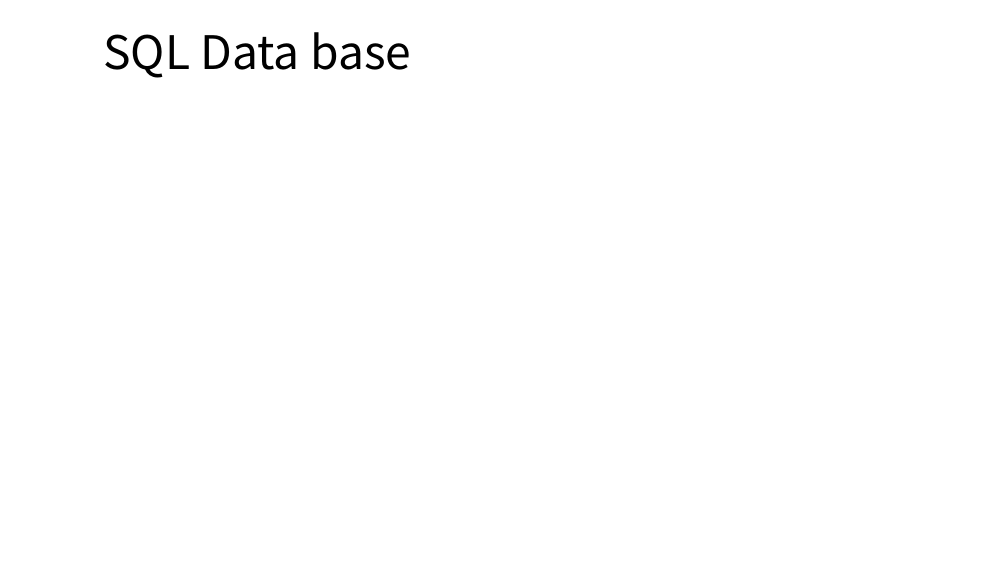
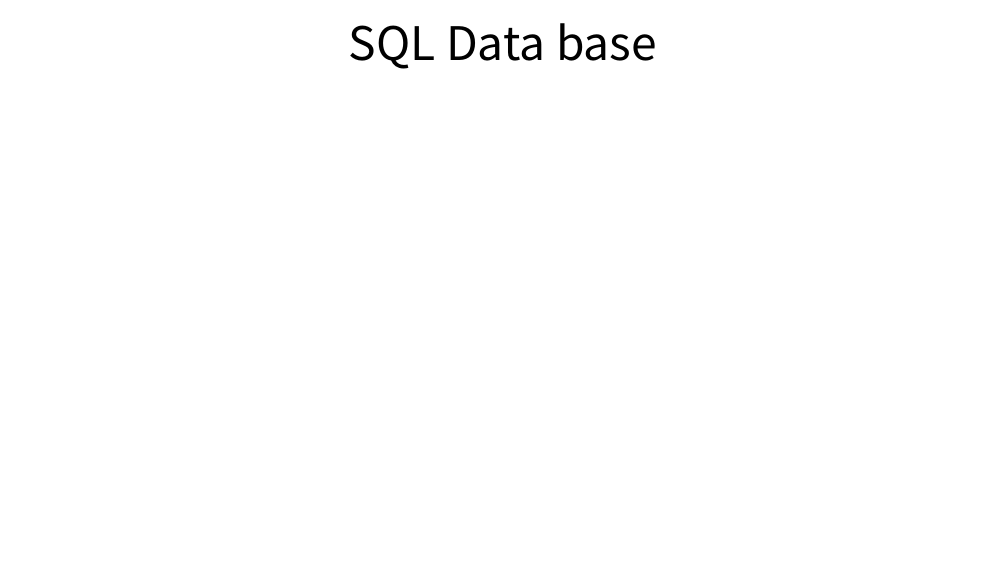
Before and after one commit to Yaroshiro/TasksManager, a slide deck: slide 12 of TaskManager.pptx. Drawn at 1008x567 pixels with LibreOffice and Linux fonts; fonts in the diff are those of the drawing; background and template pictures are left out. Boxes give left, top, right and bottom in pixels: in the first picture for what was removed or moved away, otherwise in the second. Text is boxed around its words. In the diff, an @@ line names an element or a change of style, - is before the commit and + after.

```diff
--- a/TaskManager.pptx
+++ b/TaskManager.pptx
@@ title "SQL Data base": place and size @@
-title "SQL Data base" at bbox=[103, 32, 411, 78]
+title "SQL Data base" at bbox=[349, 23, 657, 69]
```
Also in this commit, not shown: 4 other slides changed, 6 slides added, 6 slides removed.
